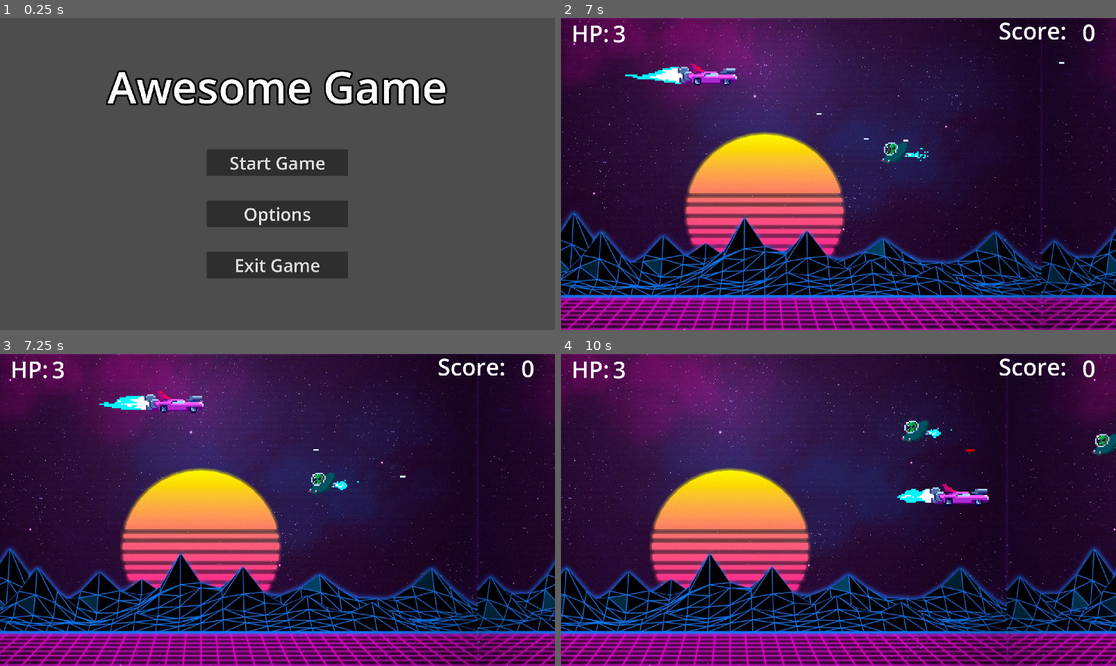
Above: before the commit, frames 1-4 (two rows, left to right).
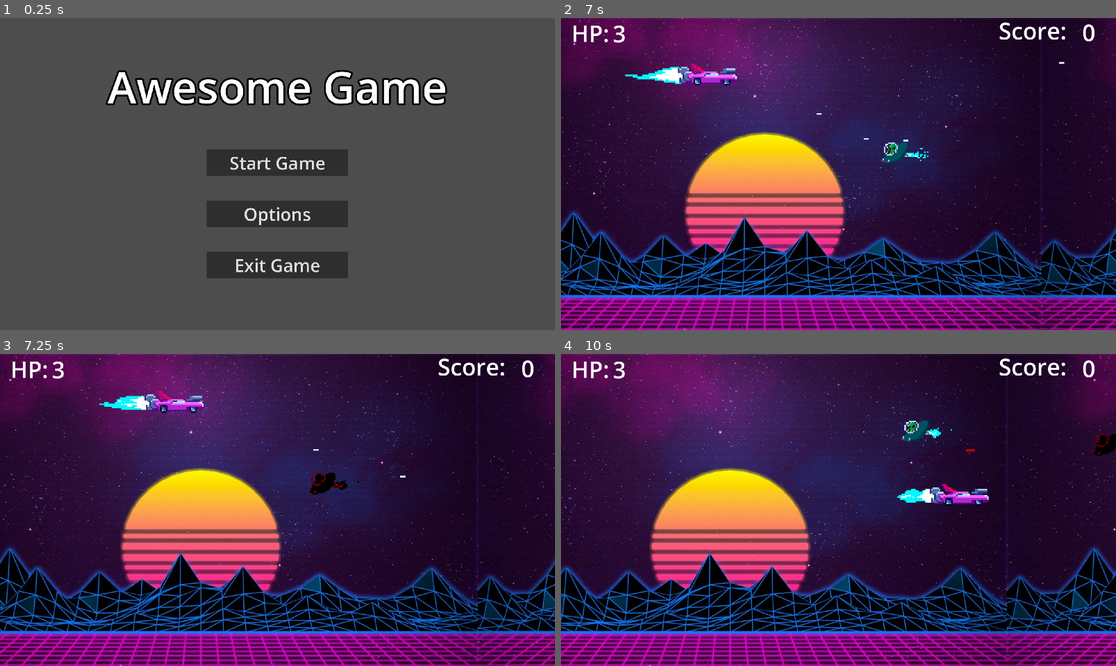
Above: after the commit, the same moments.

Repository: P0ddy/Project-Bentley
Game: Godot game, scene res://Scenes/Menu/main_menu.tscn
Two runs of this game, one before a commit and one after it. Both use one fixed random seed, a clock stepped at 60 frames per second and the inputs below.
Inputs:
- Up to frame 1 (0.25 s): no input
- Up to frame 2 (7 s): click "Start Game" at 0.5 s; hold Space (shoot) 1.28-2.03 s; hold W (up) 1.28-2.78 s; tap Space (shoot) every 1.5 s from 2.1 to 6.6 s; hold Space (shoot) 2.78-3.53 s; hold A (left) 2.78-4.28 s; hold S (down) 4.28-5.03 s; hold Space (shoot) 4.28-5.03 s; hold D (right) 5.03-5.78 s; hold W (up) 5.78-6.53 s; hold Space (shoot) 5.78-6.53 s; hold D (right) from 6.53 s (still down)
- Up to frame 3 (7.25 s): keep holding D (right)
- Up to frame 4 (10 s): hold Space (shoot) 7.28-8.03 s; tap Space (shoot) at 8.1, 9.6 s; release D (right) at 8.78 s; hold S (down) 8.78-9.53 s; hold Space (shoot) 8.78-9.53 s; hold A (left) from 9.53 s (still down)

Frames 1-2 are identical in both runs. In frame 3, 0.3% of the frame differs, in the area x 55-65%, y 38-45%; in frame 4, 0.2%.

Commit message:
adding enemy damagehit

Diff:
--- a/Scenes/MainScene/Enemy.gd
+++ b/Scenes/MainScene/Enemy.gd
@@ -11,6 +11,7 @@
 
 @onready var spawnpos = $Spawnpos
 @onready var muzzleflash = $MuzzleFlash
+@onready var enemy_sprite = $AnimatedSprite2D
 
 func _on_detection_body_entered(body):
 	if body.is_in_group("Player"):
@@ -40,9 +41,16 @@
 
 func enemy_hit():
 	health -= 1
+	$AnimatedSprite2D.modulate = Color.DARK_RED
+	await get_tree().create_timer(0.1).timeout
+	$AnimatedSprite2D.modulate = Color.WHITE
+
 	if health == 0:
 		Global.score += 5
 		queue_free()
+
+
+
 
 	if health == 0:
 		var explosion = Explosion.instantiate()
